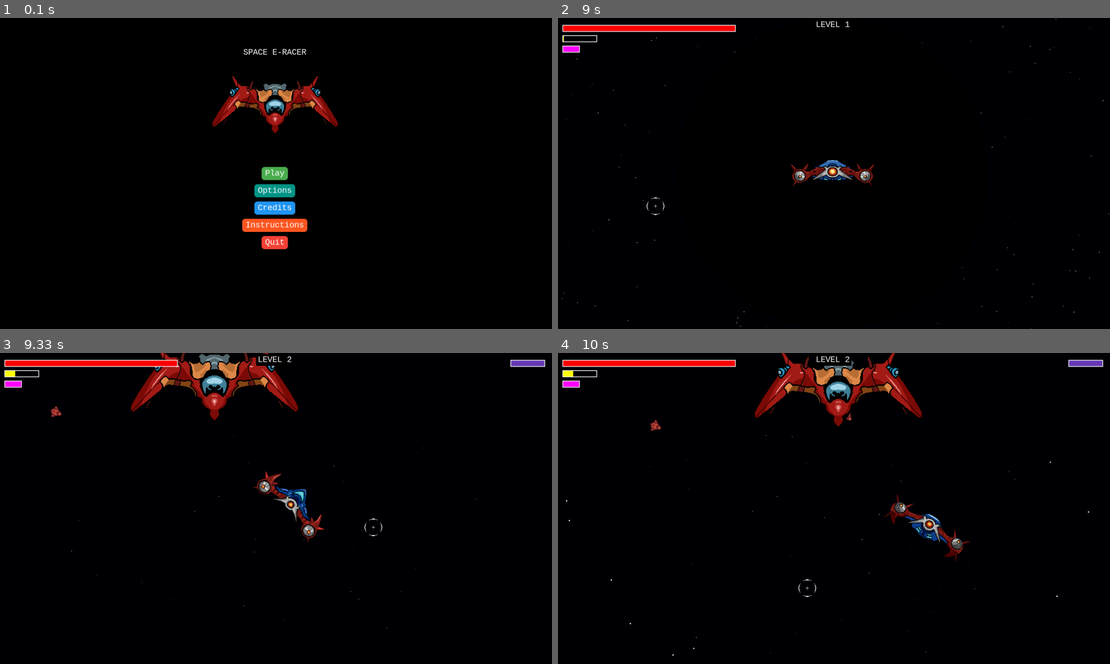
Above: before the commit, frames 1-4 (two rows, left to right).
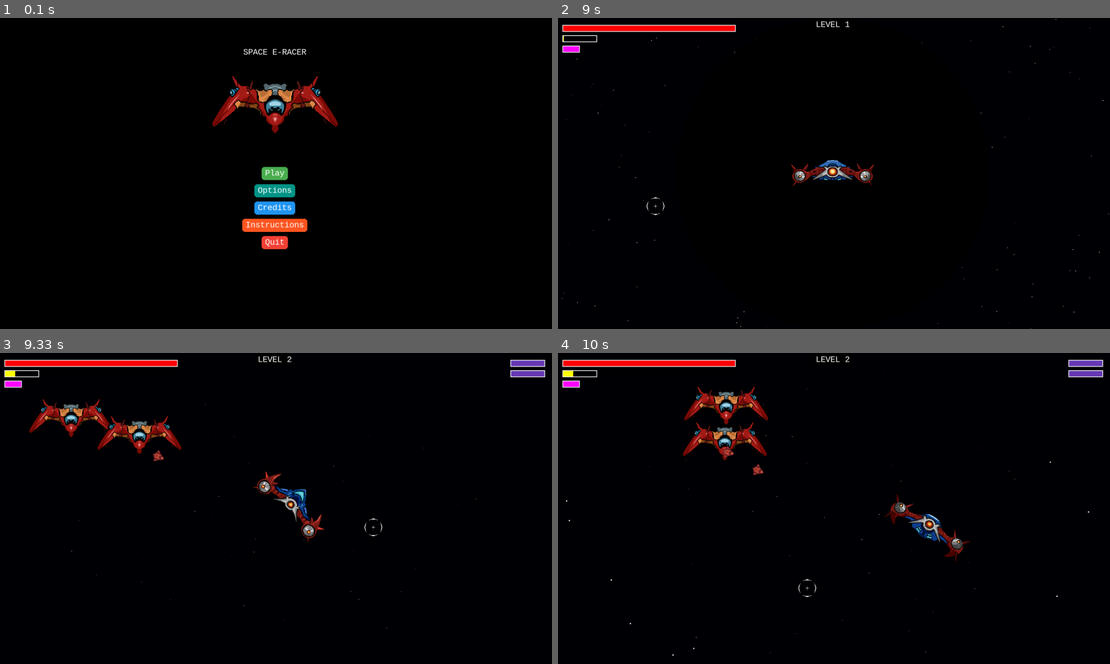
Above: after the commit, the same moments.

Repository: UncannyPronk/Pygame-Spring-Jam-2025
Game: pygame game, started from main.py
Same seed, same stepped clock (60 frames per second), same inputs: the game is played once before the commit and once after it.
Inputs (mouse positions are in pixels of both pictures, inside the frame that each line leads up to):
- Up to frame 1 (0.1 s): no input
- Up to frame 2 (9 s): click (834, 173) at 0.38 s; tap Space at 0.67 s; hold D 1-1.47 s; move the mouse to (834, 195) at 1.03 s; tap Z at 1.07, 1.37 s; click (889, 241) at 1.55 s; click (1032, 282) at 1.88 s; click (701, 111) at 2.22 s; click (834, 210) at 2.55 s; click (756, 108) at 2.88 s; click (1027, 254) at 3.22 s; click (651, 204) at 3.55 s; click (673, 114) at 3.88 s; click (701, 229) at 4.22 s; click (1032, 245) at 4.55 s; click (662, 288) at 4.88 s; click (657, 192) at 5.22 s; click (861, 260) at 5.55 s; click (933, 276) at 5.88 s; click (640, 282) at 6.22 s; click (696, 226) at 6.55 s; click (1010, 101) at 6.88 s; click (861, 86) at 7.22 s; click (679, 61) at 7.55 s; click (822, 226) at 7.88 s; click (933, 220) at 8.22 s; click (795, 241) at 8.55 s; click (657, 204) at 8.88 s
- Up to frame 3 (9.33 s): hold D from 9.17 s (still down); tap Z at 9.23 s; click (375, 527) at 9.25 s
- Up to frame 4 (10 s): tap Z at 9.53, 9.73 s; release D at 9.63 s; hold S 9.67-9.97 s; click (806, 589) at 9.75 s

Frames 1-2 are identical in both runs. In frame 3, 4.1% of the frame differs, in the area x 5-99%, y 0-35%; in frame 4, 4.2%, in the area x 16-99%, y 0-40%.

Commit message:
Restore and enhance level definitions for enemy encounters

Diff:
--- a/gameloop.py
+++ b/gameloop.py
@@ -8,24 +8,17 @@
 from constants import *
 FPS = 60
 
-# LEVELS = [
-#     [(FastEnemy,(100, 70),100,None)],
-#     [(FastEnemy,(100, 70),200,0.8), (SlowEnemy,(400, 150),200,None)],
-#     [(FastEnemy,(100, 70),250,0.8,0.4), (FastEnemy,(400, 150),250,1.2,0.5),(FastEnemy,(400, 220),250,1.2,0.7)],
-#     [(MiniBoss,(100, 150),None,None)],
-#     [(SlowEnemy,(400, 70),600,0.7,1.8), (SlowEnemy,(400, 150),600,0.7)],
-#     [(SlowEnemy,(400, 0),500,None,0.3),(FastEnemy,(100, 70),600,0.8,0.5),(SlowEnemy,(400, 150),450,None),(FastEnemy,(400, 220),400,1.2,1.3)],
-#     [(Boss,(400,190),None,None)],
-
-# ]
 LEVELS = [
-    [(FastEnemy,(100, 70),10,None)],
-    [(MiniBoss,(100, 150),20,None)],
-    [(FastEnemy,(100, 70),10,None)],
-
+    [(FastEnemy,(100, 70),100,None)],
+    [(FastEnemy,(100, 70),200,0.8), (SlowEnemy,(400, 150),200,None)],
+    [(FastEnemy,(100, 70),250,0.8,0.4), (FastEnemy,(400, 150),250,1.2,0.5),(FastEnemy,(400, 220),250,1.2,0.7)],
+    [(MiniBoss,(100, 150),None,None)],
+    [(SlowEnemy,(400, 70),600,0.7,1.8), (SlowEnemy,(400, 150),600,0.7)],
+    [(SlowEnemy,(400, 0),500,None,0.3),(FastEnemy,(100, 70),600,0.8,0.5),(SlowEnemy,(400, 150),450,None),(FastEnemy,(400, 220),400,1.2,1.3)],
     [(Boss,(400,190),None,None)],
 
 ]
+
 
 
 class Game:
